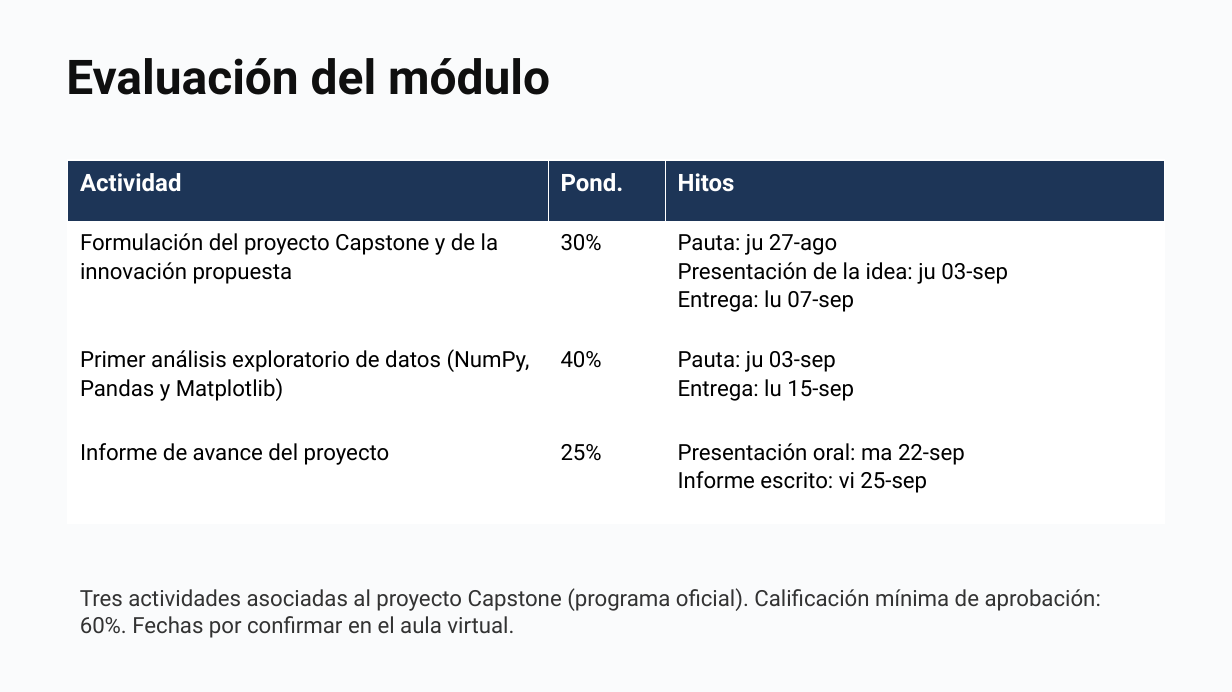
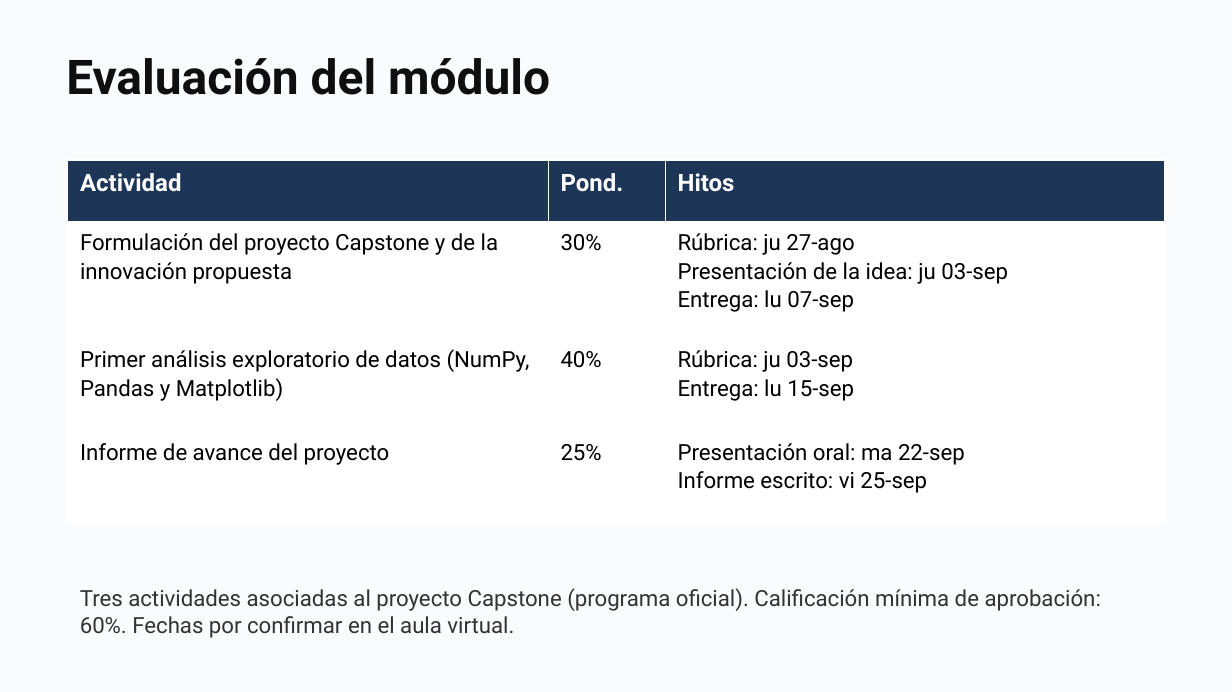
Before and after one commit to daniopitz/diplomado-cdd, a slide deck: slide 10 of presentaciones/clase01_fundamentos_ecosistema.pptx. Drawn at 1232x692 pixels with LibreOffice and Linux fonts; fonts in the diff are those of the drawing. Boxes give left, top, right and bottom in pixels: in the first picture for what was removed or moved away, otherwise in the second. Text is boxed around its words. In the diff, an @@ line names an element or a change of style, - is before the commit and + after.

```diff
--- a/presentaciones/clase01_fundamentos_ecosistema.pptx
+++ b/presentaciones/clase01_fundamentos_ecosistema.pptx
@@ table at (68,160,1164,524) @@
-row 2, column 3: Pauta: ju 27-ago / Presentación de la idea: ju 03-sep / Entrega: lu 07-sep
+row 2, column 3: Rúbrica: ju 27-ago / Presentación de la idea: ju 03-sep / Entrega: lu 07-sep
-row 3, column 3: Pauta: ju 03-sep / Entrega: lu 15-sep
+row 3, column 3: Rúbrica: ju 03-sep / Entrega: lu 15-sep
```
Also in this commit, not shown: 2 other files.
